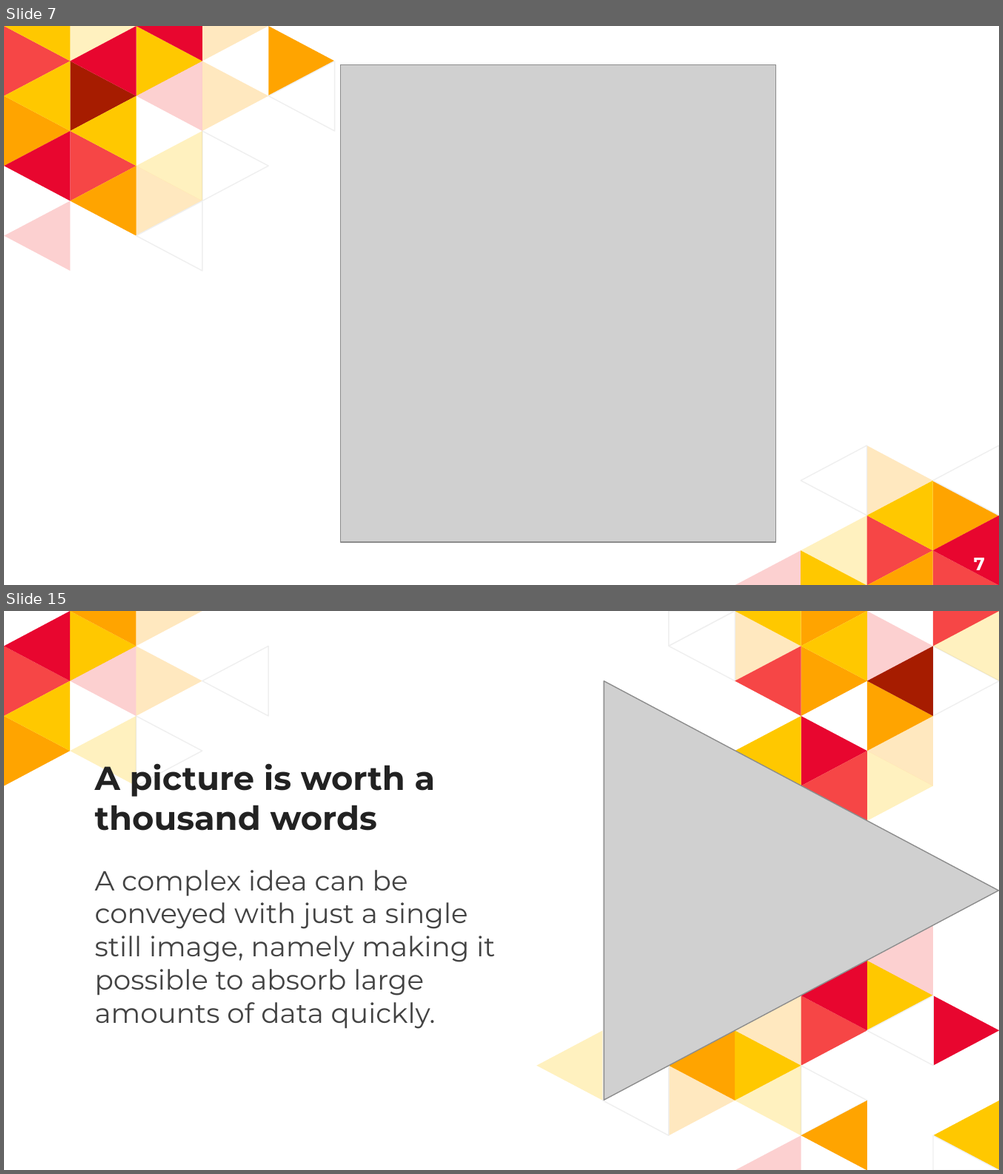
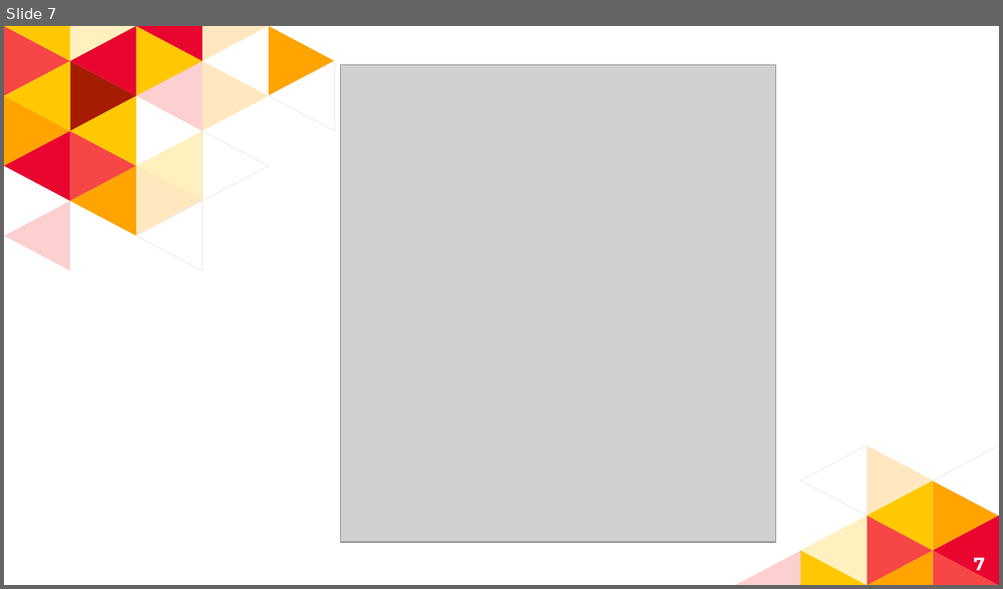
Before and after one commit to krashilili/Project2, a slide deck: PPT presentation/Slides.pptx. Shown one above the other, each under a label of ours: slides 7 and 15 before the commit, slide 7 after it; the slides between them are not shown. The pictures are 1003x1174 and 1003x589 pixels, drawn with LibreOffice and Linux fonts; fonts in the diff are those of the drawing; grey boxes stand for pictures. Boxes give left, top, right and bottom in pixels: in the first picture for what was removed or moved away, otherwise in the second. Text is boxed around its words. In the diff, an @@ line names an element or a change of style, - is before the commit and + after.

```diff
--- a/PPT presentation/Slides.pptx
+++ b/PPT presentation/Slides.pptx
@@ slide 15 removed at [4, 611, 999, 1170], background #FFFFFF @@
@@ group removed at [4, 611, 267, 786]: 12 freeform shapes @@
@@ group removed at [536, 611, 999, 1170]: 37 freeform shapes @@
@@ picture removed at [603, 681, 998, 1101] @@
@@ title removed at [95, 758, 435, 831] @@
-A picture is worth a thousand words
@@ text removed at [95, 870, 495, 1029] @@
-A complex idea can be conveyed with just a single still image, namely making it possible to absorb large amounts of data quickly.
@@ freeform shape removed at [933, 1136, 999, 1170] @@
```
Also in this commit, not shown: 3 slides changed, 22 other slides removed.
